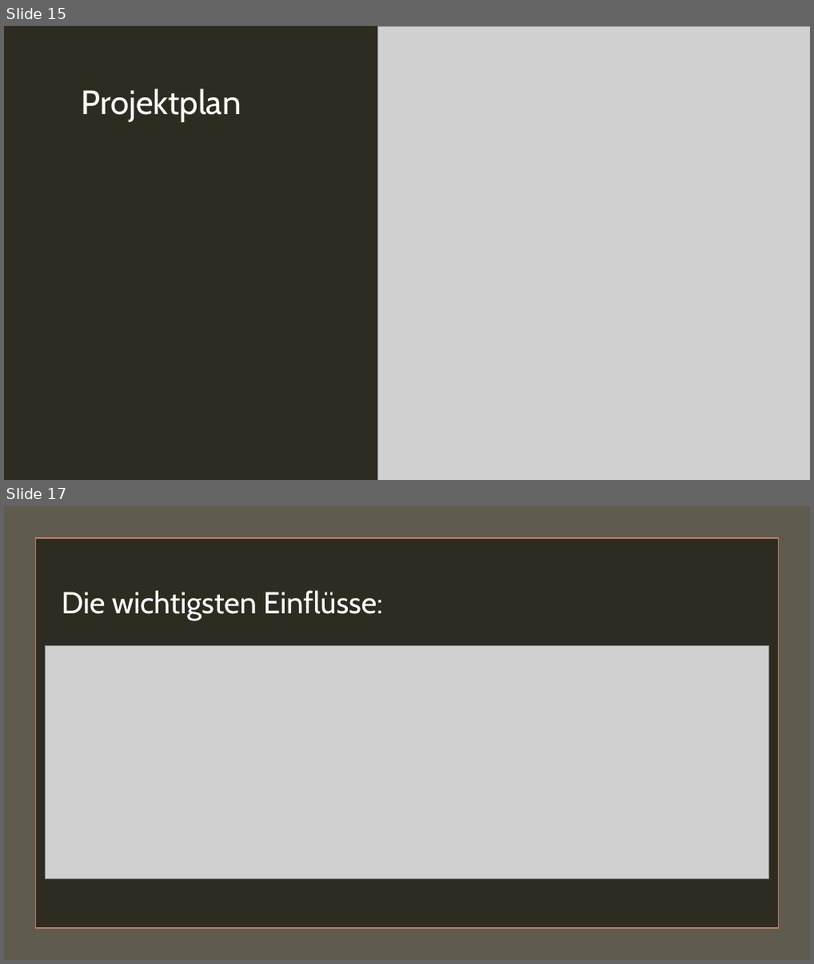
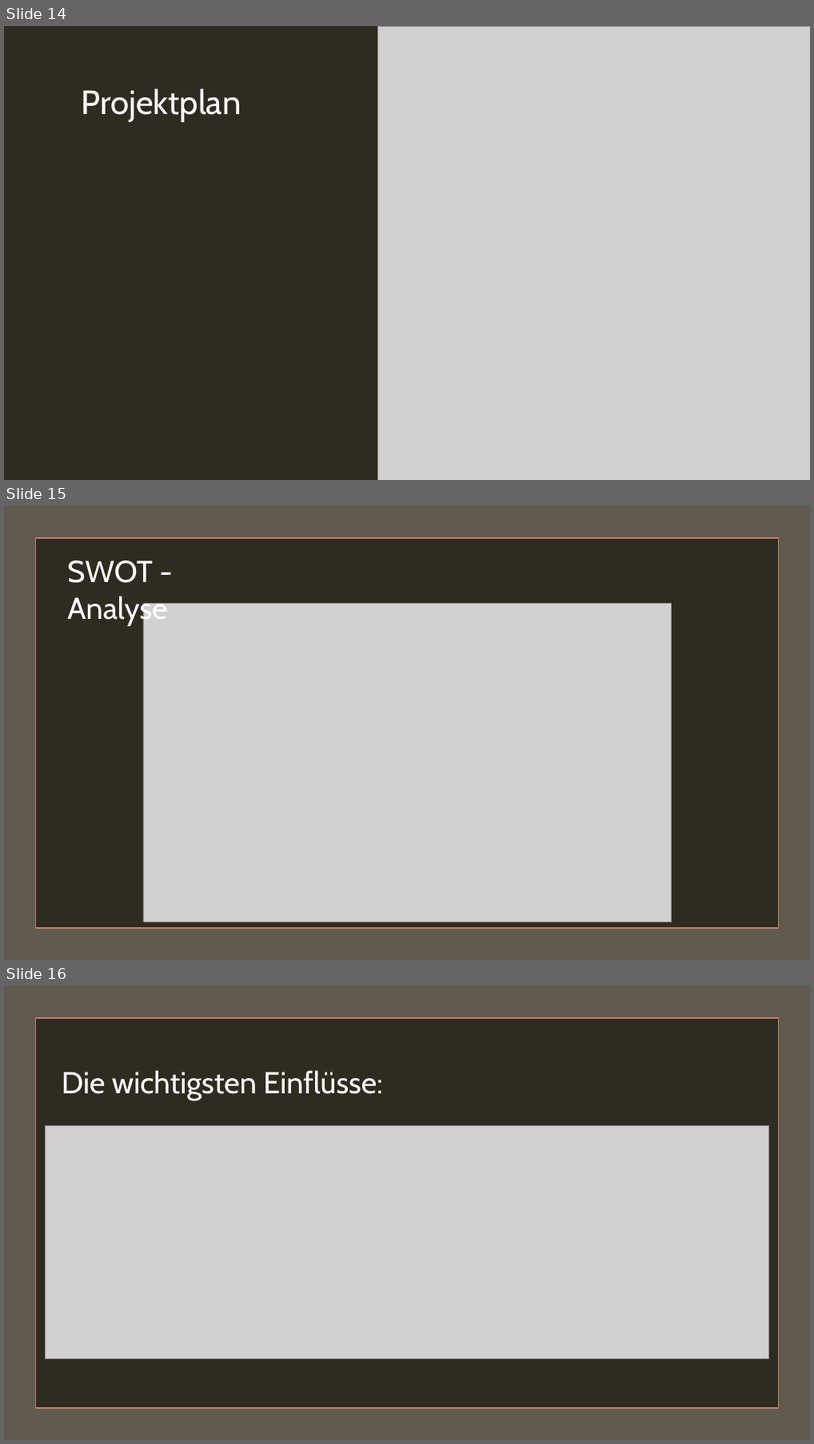
Before and after one commit to plastikpamaro/MKon, a slide deck: Meilenstein 1/Präsentation/Präsentation MS1.pptx. Shown one above the other, each under a label of ours: slides 15 and 17 before the commit, slides 14, 15 and 16 after it; the slides between them are not shown. The pictures are 814x964 and 814x1444 pixels, drawn with LibreOffice and Linux fonts; fonts in the diff are those of the drawing; grey boxes stand for pictures. Boxes give left, top, right and bottom in pixels: in the first picture for what was removed or moved away, otherwise in the second. Text is boxed around its words. In the diff, an @@ line names an element or a change of style, - is before the commit and + after.

```diff
--- a/Meilenstein 1/Präsentation/Präsentation MS1.pptx
+++ b/Meilenstein 1/Präsentation/Präsentation MS1.pptx
@@ slide 15 added at (x1=4, y1=506, x2=810, y2=960), background #4960A6 @@
@@ rectangle added at (x1=4, y1=506, x2=810, y2=960), fill #605B4F @@
@@ rectangle added at (x1=35, y1=538, x2=779, y2=928), fill #2E2B21, outline #C17F63 1.75 pt @@
@@ text added at (x1=67, y1=560, x2=167, y2=626), 36 pt, text #FFFFFF @@
+SWOT - Analyse
@@ picture added at (x1=143, y1=603, x2=671, y2=921) @@
@@ what was slide 15 is now slide 14 @@
@@ what was slide 17 is now slide 16 @@
```
Also in this commit, not shown: 2 slides changed, 1 other slide added, 3 slides removed.
